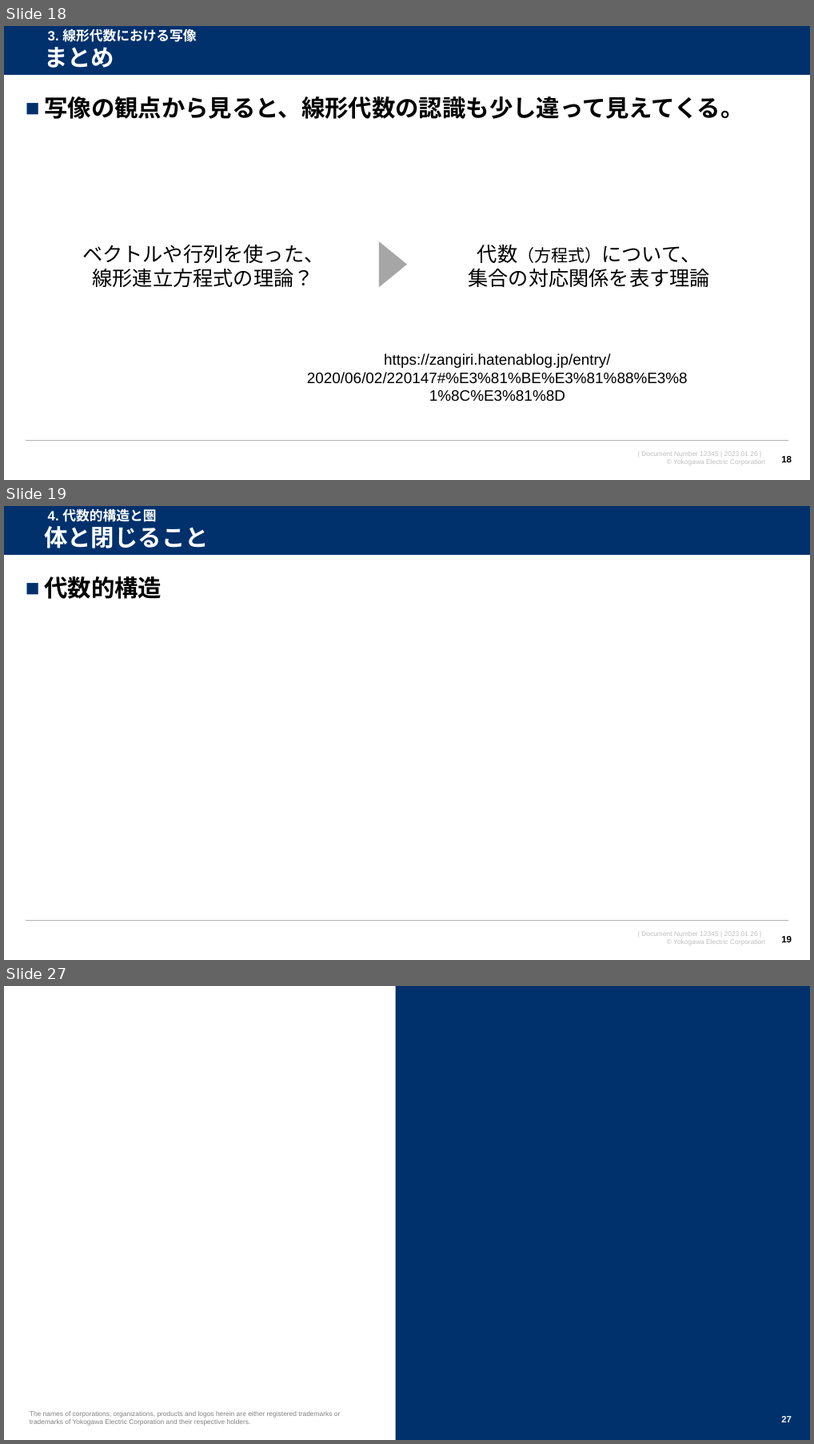
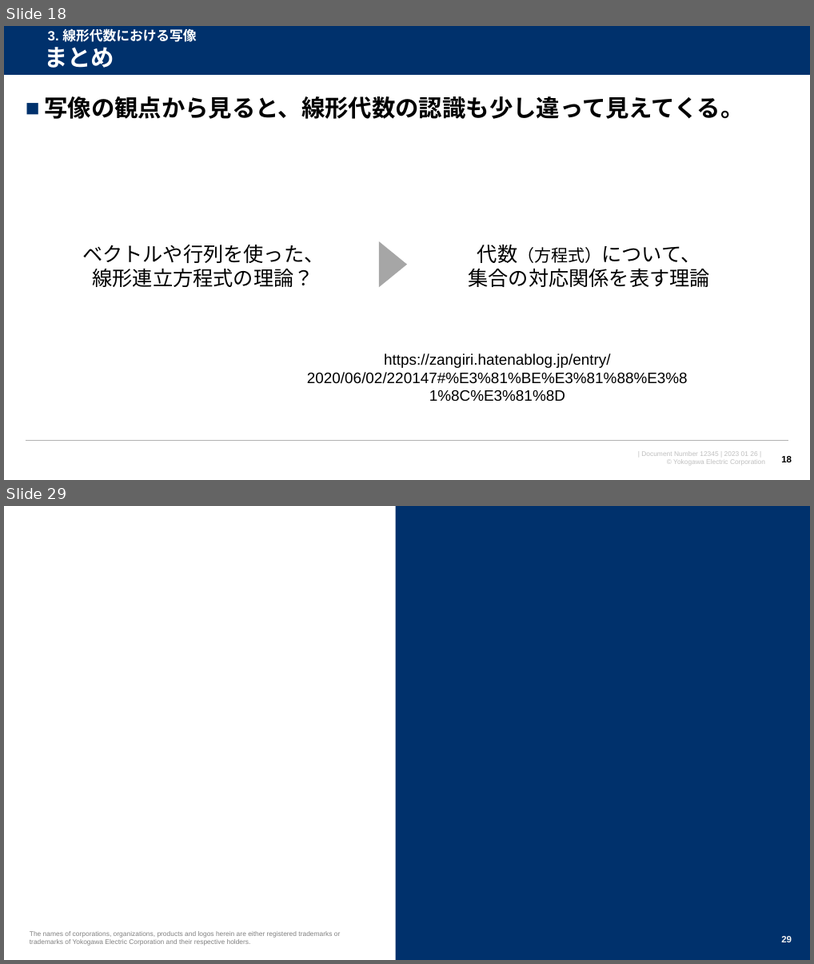
Before and after one commit to watarukumagai-git/opt, a slide deck: MMW/20230126_MMW_kumagai_rev.0.pptx. Shown one above the other, each under a label of ours: slides 18, 19 and 27 before the commit, slides 18 and 29 after it; the slides between them are not shown. The pictures are 814x1444 and 814x964 pixels, drawn with LibreOffice and Linux fonts; fonts in the diff are those of the drawing; background and template pictures are left out. Boxes give left, top, right and bottom in pixels: in the first picture for what was removed or moved away, otherwise in the second. Text is boxed around its words. In the diff, an @@ line names an element or a change of style, - is before the commit and + after.

```diff
--- a/MMW/20230126_MMW_kumagai_rev.0.pptx
+++ b/MMW/20230126_MMW_kumagai_rev.0.pptx
@@ slide 19 removed at bbox=[4, 506, 810, 960], background #FFFFFF; not listed: 4 template elements that a slide beside it also shows @@
@@ title removed at bbox=[44, 526, 209, 548] @@
-体と閉じること
@@ text removed at bbox=[48, 508, 156, 522] @@
-4. 代数的構造と圏
@@ text removed at bbox=[44, 576, 162, 599] @@
-■ 代数的構造
@@ page number removed at bbox=[782, 936, 792, 942] @@
-19
@@ what was slide 27 is now slide 29 @@
@@ page number at bbox=[782, 936, 792, 942]: text changed @@
-27
+29
```
Also in this commit, not shown: 11 slides changed, 4 slides added, 4 other slides removed.
